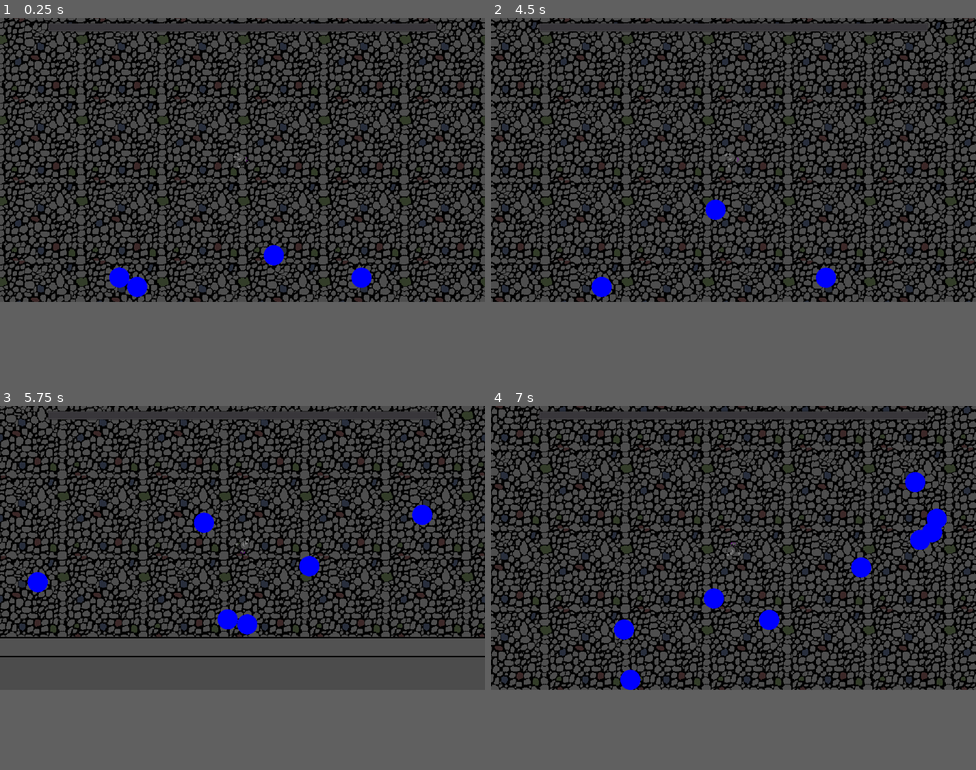
Above: before the commit, frames 1-4 (two rows, left to right).
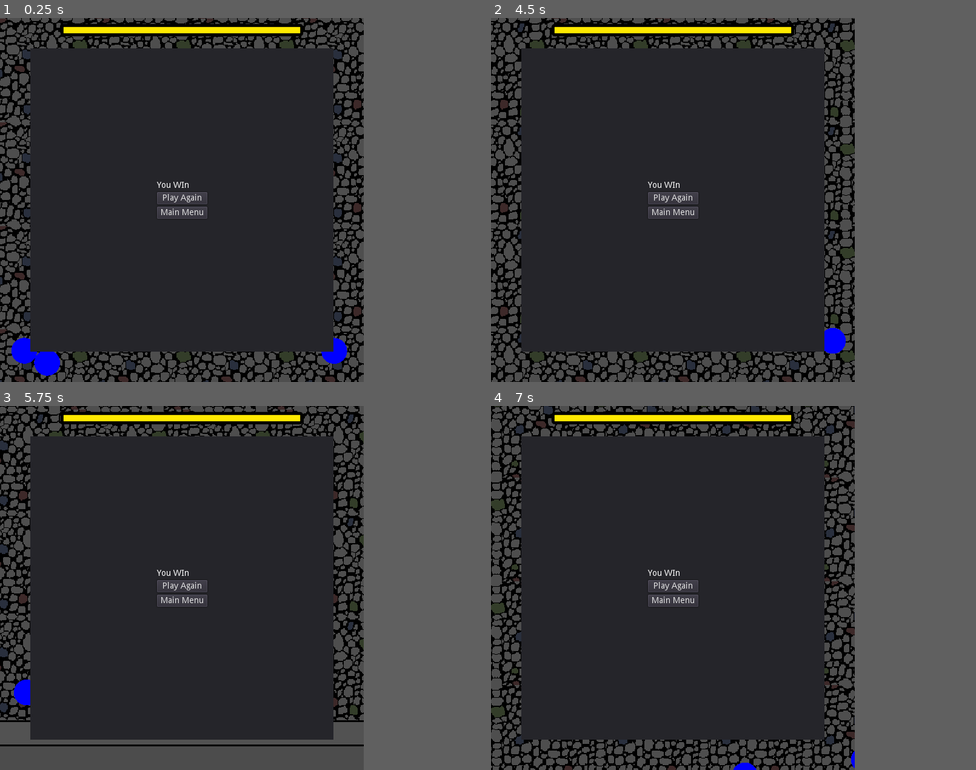
Above: after the commit, the same moments.

Repository: the-alex-g/LD52
Game: Godot game, scene res://World/World.tscn
The game is run twice, just before and just after one commit, with the same random seed, the same clock (stepped at 60 frames per second) and the same inputs.
Inputs (mouse positions are in pixels of both pictures, inside the frame that each line leads up to):
- Up to frame 1 (0.25 s): no input
- Up to frame 2 (4.5 s): click (733, 170) at 0.5 s, where only the run after the commit has a clickable "Main Menu"; click (733, 159) at 1.25 s, where only the run after the commit has a clickable "Play"; click (733, 159) at 2 s, where only the run after the commit has a clickable "Play Again"; click (733, 159) at 2.75 s, where only the run after the commit has a clickable "Play Again"; click (733, 159) at 3.5 s, where only the run after the commit has a clickable "Play Again"; move the mouse to (840, 145) at 4.27 s; hold D (right) from 4.28 s (still down); hold Space (shoot) from 4.28 s (still down)
- Up to frame 3 (5.75 s): move the mouse to (145, 562) at 5.02 s; release D (right) at 5.03 s; release Space (shoot) at 5.03 s; hold S (down) from 5.03 s (still down); tap Space (shoot) at 5.1 s
- Up to frame 4 (7 s): move the mouse to (782, 486) at 5.77 s; release S (down) at 5.78 s; hold D (right) 5.78-6.53 s; hold Space (shoot) 5.78-6.53 s; move the mouse to (709, 606) at 6.52 s; hold W (up) from 6.53 s (still down); tap Space (shoot) at 6.6 s
The window is 800x468 before the commit and 600x600 after it. Grey fills any space a smaller window leaves; there, only what the larger window draws over its background counts as a difference.

The runs differ from the first frame. In frame 1, 62% of the frame differs, in the area x 0-100%, y 0-100%; in frame 2, 62%; in frame 3, 62%; in frame 4, 63%.

Commit message:
Add main game loop

Diff:
--- /dev/null
+++ b/project/Menu/MainMenu.gd
@@ -0,0 +1,5 @@
+extends Control
+
+
+func _on_Play_pressed():
+	get_tree().change_scene("res://World/World.tscn")
--- /dev/null
+++ b/project/Menu/MainMenu.tscn
@@ -0,0 +1,21 @@
+[gd_scene load_steps=2 format=2]
+
+[ext_resource path="res://Menu/MainMenu.gd" type="Script" id=1]
+
+[node name="MainMenu" type="Control"]
+anchor_right = 1.0
+anchor_bottom = 1.0
+script = ExtResource( 1 )
+
+[node name="Play" type="Button" parent="."]
+anchor_left = 0.5
+anchor_top = 0.5
+anchor_right = 0.5
+anchor_bottom = 0.5
+margin_left = -19.0
+margin_top = -10.0
+margin_right = 19.0
+margin_bottom = 10.0
+text = "Play"
+
+[connection signal="pressed" from="Play" to="." method="_on_Play_pressed"]
--- a/project/World/HUD.gd
+++ b/project/World/HUD.gd
@@ -9,3 +9,18 @@
 
 func _process(_delta:float)->void:
 	_victory_progress.value = PawnHandler.dark_strength
+	if PawnHandler.dark_strength == PawnHandler.max_strength and not $EndGamePanel.visible:
+		$EndGamePanel.show()
+		get_tree().paused = true
+
+
+func _on_Button_pressed()->void:
+	get_tree().paused = false
+	# warning-ignore:return_value_discarded
+	get_tree().change_scene("res://World/World.tscn")
+
+
+func _on_MainMenu_pressed()->void:
+	get_tree().paused = false
+	# warning-ignore:return_value_discarded
+	get_tree().change_scene("res://Menu/MainMenu.tscn")
--- a/project/World/HUD.tscn
+++ b/project/World/HUD.tscn
@@ -1,8 +1,33 @@
-[gd_scene load_steps=2 format=2]
+[gd_scene load_steps=4 format=2]
 
 [ext_resource path="res://World/HUD.gd" type="Script" id=1]
 
+[sub_resource type="StyleBoxFlat" id=1]
+bg_color = Color( 0.827451, 0, 1, 1 )
+skew = Vector2( 0.25, 0 )
+border_width_left = 5
+border_width_top = 5
+border_width_bottom = 5
+border_color = Color( 0, 0, 0, 1 )
+corner_radius_top_left = 5
+corner_radius_top_right = 5
+corner_radius_bottom_right = 5
+corner_radius_bottom_left = 5
+
+[sub_resource type="StyleBoxFlat" id=2]
+bg_color = Color( 1, 0.913725, 0, 1 )
+border_width_left = 5
+border_width_top = 5
+border_width_right = 5
+border_width_bottom = 5
+border_color = Color( 0, 0, 0, 1 )
+corner_radius_top_left = 5
+corner_radius_top_right = 5
+corner_radius_bottom_right = 5
+corner_radius_bottom_left = 5
+
 [node name="HUD" type="CanvasLayer"]
+pause_mode = 2
 script = ExtResource( 1 )
 
 [node name="ProgressBar" type="ProgressBar" parent="."]
@@ -11,5 +36,50 @@
 margin_top = 10.0
 margin_right = -100.0
 margin_bottom = 30.0
+custom_styles/fg = SubResource( 1 )
+custom_styles/bg = SubResource( 2 )
 step = 1.0
 percent_visible = false
+
+[node name="EndGamePanel" type="Panel" parent="."]
+anchor_left = 0.5
+anchor_top = 0.5
+anchor_right = 0.5
+anchor_bottom = 0.5
+margin_left = -250.0
+margin_top = -250.0
+margin_right = 250.0
+margin_bottom = 250.0
+
+[node name="VBoxContainer" type="VBoxContainer" parent="EndGamePanel"]
+anchor_left = 0.5
+anchor_top = 0.5
+anchor_right = 0.5
+anchor_bottom = 0.5
+margin_left = -41.5
+margin_top = -31.0
+margin_right = 41.5
+margin_bottom = 31.0
+grow_horizontal = 2
+grow_vertical = 2
+alignment = 1
+
+[node name="Label" type="Label" parent="EndGamePanel/VBoxContainer"]
+margin_right = 83.0
+margin_bottom = 14.0
+text = "You WIn"
+
+[node name="PlayAgain" type="Button" parent="EndGamePanel/VBoxContainer"]
+margin_top = 18.0
+margin_right = 83.0
+margin_bottom = 38.0
+text = "Play Again"
+
+[node name="MainMenu" type="Button" parent="EndGamePanel/VBoxContainer"]
+margin_top = 42.0
+margin_right = 83.0
+margin_bottom = 62.0
+text = "Main Menu"
+
+[connection signal="pressed" from="EndGamePanel/VBoxContainer/PlayAgain" to="." method="_on_Button_pressed"]
+[connection signal="pressed" from="EndGamePanel/VBoxContainer/MainMenu" to="." method="_on_MainMenu_pressed"]
--- a/project/World/World.gd
+++ b/project/World/World.gd
@@ -15,8 +15,3 @@
 		var pawn = preload("res://Pawns/StandardPawn.tscn").instance()
 		pawn.position = _standard_spawn_point.global_position
 		_enemy_container.add_child(pawn)
-
-
-func _process(_delta:float)->void:
-	if PawnHandler.dark_strength == PawnHandler.max_strength:
-		print("win")
--- a/project/project.godot
+++ b/project/project.godot
@@ -39,6 +39,10 @@
 [autoload]
 
 PawnHandler="*res://World/PawnHandler.gd"
+
+[display]
+
+window/size/width=600
 
 [gui]
 
